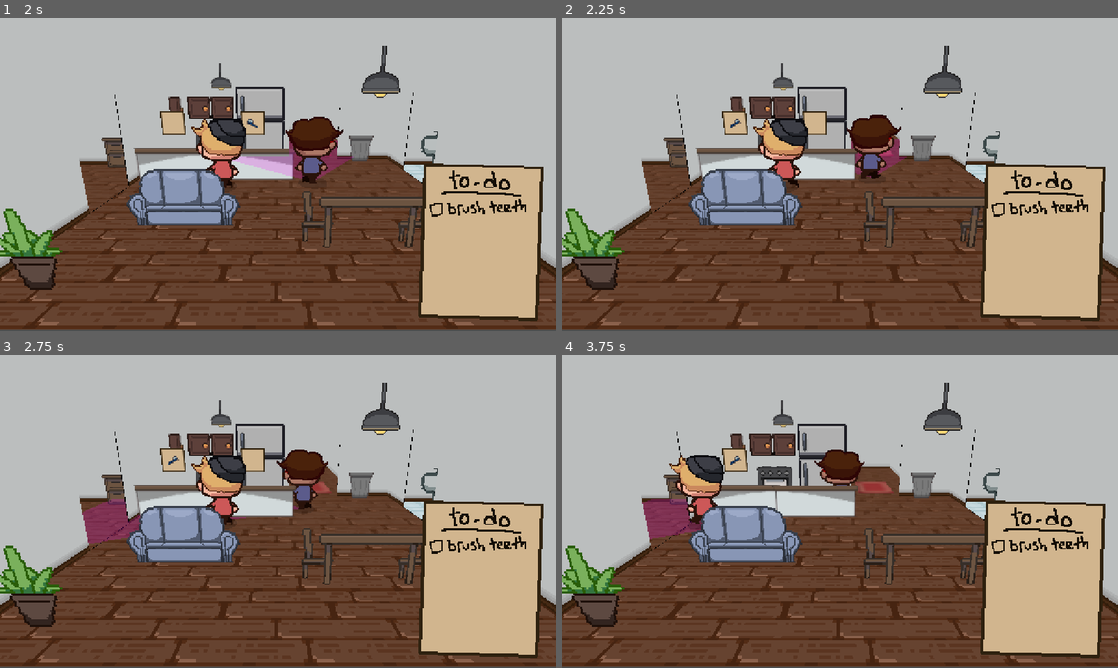
Above: before the commit, frames 1-4 (two rows, left to right).
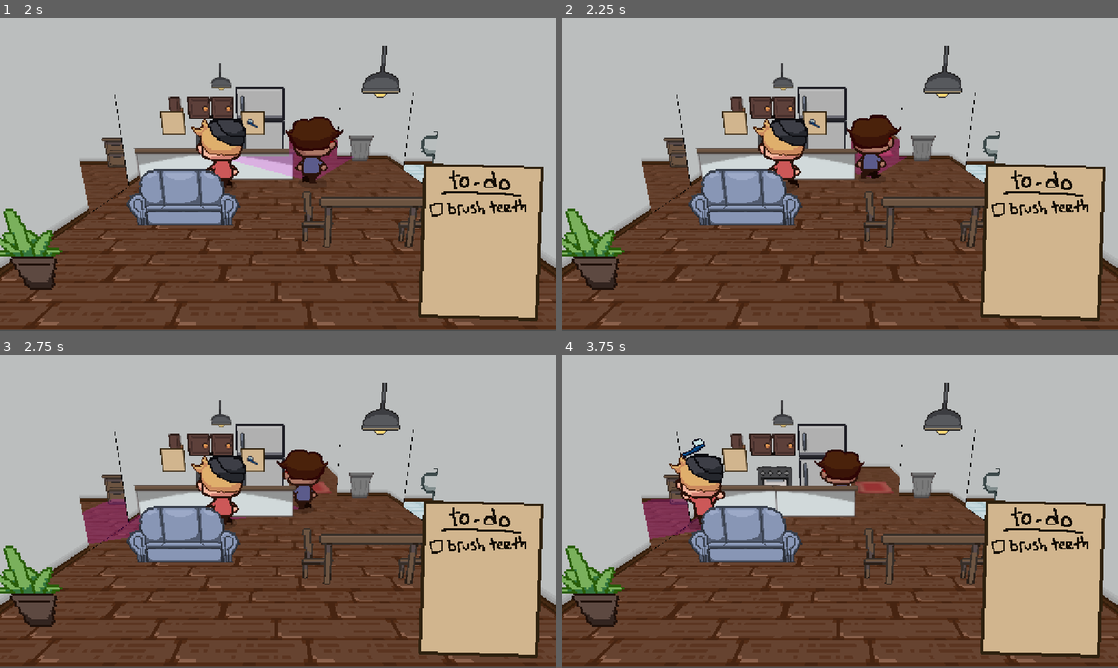
Above: after the commit, the same moments.

Repository: geekazodium/RIT-Halloween-Game-Jam-2025
Game: Godot game, scene res://menu/menu.tscn
Same seed, same stepped clock (60 frames per second), same inputs: the game is played once before the commit and once after it. The engine's default icon, where the game draws it, is replaced by a stand-in: a white triangle on a blue panel in a dark square.
Inputs (mouse positions are in pixels of both pictures, inside the frame that each line leads up to):
- Up to frame 1 (2 s): click (278, 202) at 0.5 s; move the mouse to (250, 237) at 1.27 s; hold W (move_up) from 1.28 s (still down); hold Space (interact) from 1.28 s (still down)
- Up to frame 2 (2.25 s): keep holding W (move_up); move the mouse to (1006, 221) at 2.02 s; release Space (interact) at 2.03 s; tap Space (interact) at 2.1 s
- Up to frame 3 (2.75 s): keep holding W (move_up)
- Up to frame 4 (3.75 s): move the mouse to (673, 464) at 2.77 s; release W (move_up) at 2.78 s; hold Space (interact) 2.78-3.53 s; hold A (move_left) from 2.78 s (still down); move the mouse to (867, 511) at 3.52 s; tap Space (interact) at 3.6 s

Frame 1 is identical in both runs. In frame 2, less than 0.1% of the frame differs, in the area x 30-47%, y 32-36%; in frame 3, less than 0.1%; in frame 4, 0.4%, in the area x 19-33%, y 26-55%.

Commit message:
added interaction time

Diff:
--- a/player/player.gd
+++ b/player/player.gd
@@ -1,5 +1,7 @@
 extends UMCharacterBody3D
 class_name Player
+
+var interact_time : float = 1
 
 @export var ideal_speed: float = 2;
 @export var input_force_strength: float = 10;
@@ -20,21 +22,23 @@
 		for area in $InteractionRange.get_overlapping_areas():
 			var node = area.get_parent()
 			if node is ItemContainer:
-				if node.item != null and held_item == null:
-					# Take item
-					held_item = node.take_item()
-					if held_item: print("Player now has: ", held_item.key)
-					if held_item:
-						add_child(held_item)
-						held_item.position = position
-						held_item.scale = Vector3(2,2,2)
-				elif held_item != null and node.item == null:
-					# Drop item into container
-					held_item.scale = Vector3(1,1,1)
-					remove_child(held_item)
-					node.item = held_item
-					held_item = null
-					if node.item: print("Container now has: ", node.item.key)
+				await get_tree().create_timer(interact_time).timeout
+				if Input.is_action_pressed("interact"):
+					if node.item != null and held_item == null:
+						# Take item
+						held_item = node.take_item()
+						if held_item: print("Player now has: ", held_item.key)
+						if held_item:
+							add_child(held_item)
+							held_item.position = position
+							held_item.scale = Vector3(2,2,2)
+					elif held_item != null and node.item == null:
+						# Drop item into container
+						held_item.scale = Vector3(1,1,1)
+						remove_child(held_item)
+						node.item = held_item
+						held_item = null
+						if node.item: print("Container now has: ", node.item.key)
 	play_animation()
 
 
